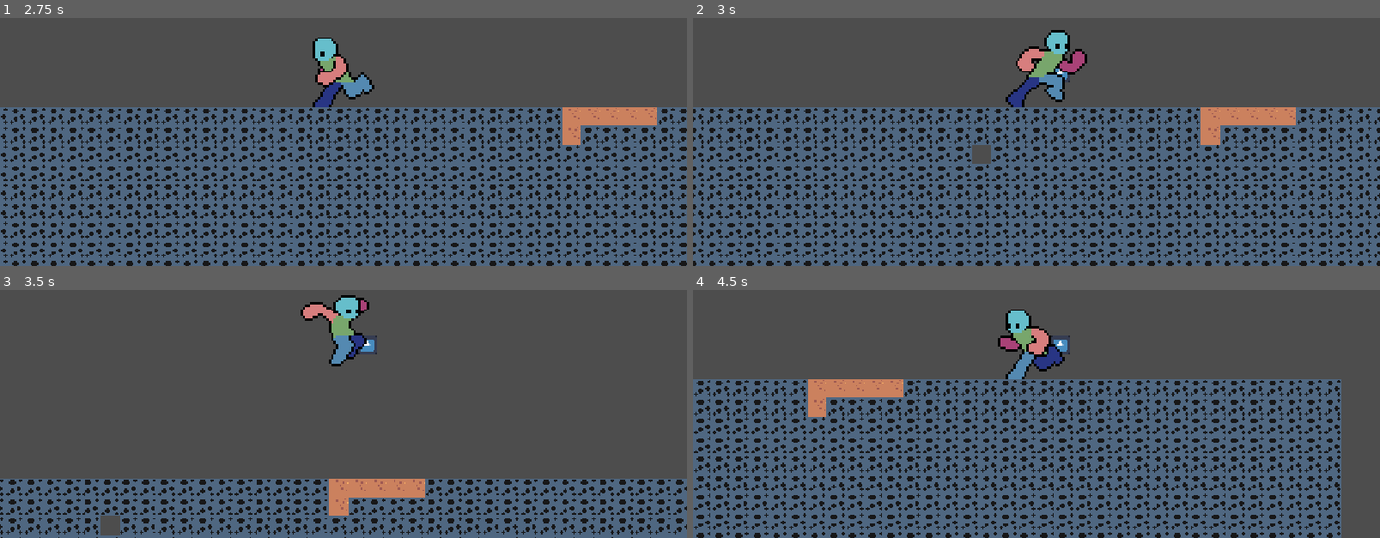
Above: before the commit, frames 1-4 (two rows, left to right).
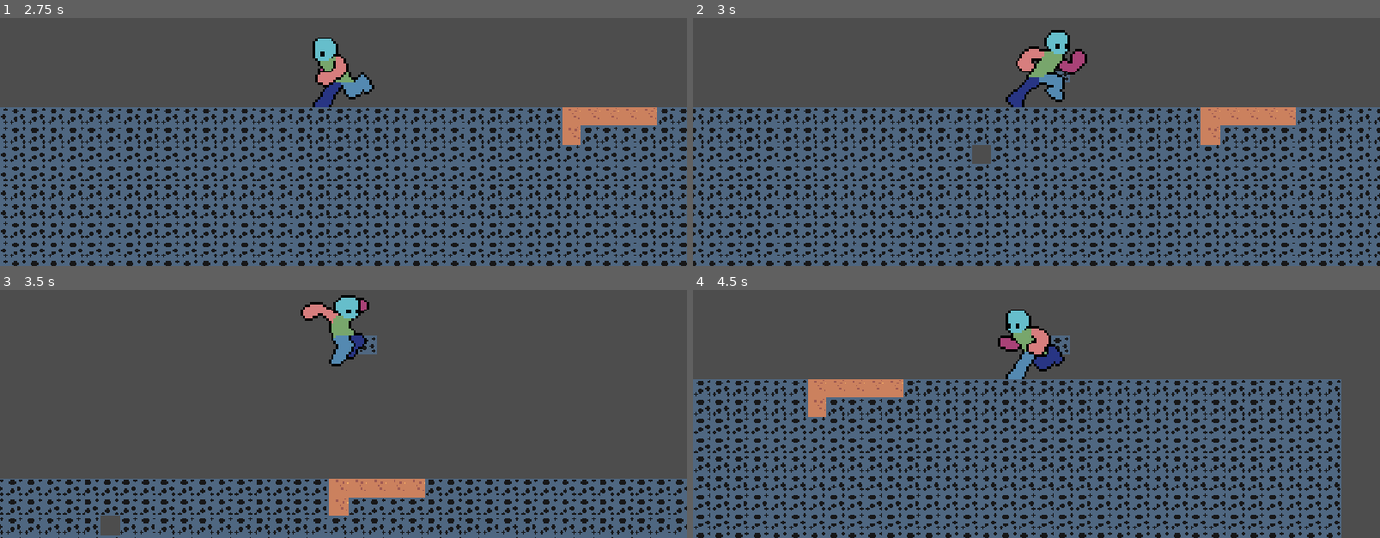
Above: after the commit, the same moments.

Repository: Slime-x/Treasure-Hunt
Game: Godot game, scene res://scenes/game.tscn
The game is run twice, just before and just after one commit, with the same random seed, the same clock (stepped at 60 frames per second) and the same inputs. The engine's default icon, where the game draws it, is replaced by a stand-in: a white triangle on a blue panel in a dark square.
Inputs (mouse positions are in pixels of both pictures, inside the frame that each line leads up to):
- Up to frame 1 (2.75 s): tap Enter at 0.5 s; move the mouse to (494, 52) at 0.52 s; hold D (right) 0.53-2.03 s; tap Alt at 0.6, 2.1 s; click (494, 52) at 0.67 s; tap Space (jump) at 0.77, 1.52 s; move the mouse to (206, 92) at 1.27 s; tap Shift at 1.35 s; move the mouse to (outside the picture) at 2.02 s; hold A (left) from 2.03 s (still down)
- Up to frame 2 (3 s): move the mouse to (1002, 149) at 2.77 s; release A (left) at 2.78 s; hold D (right) from 2.78 s (still down); tap Shift at 2.85 s; click (1002, 149) at 2.92 s
- Up to frame 3 (3.5 s): keep holding D (right); tap Space (jump) at 3.02 s
- Up to frame 4 (4.5 s): move the mouse to (1057, 344) at 3.52 s; tap Alt at 3.6 s; click (1057, 344) at 3.67 s; tap Space (jump) at 3.77 s; move the mouse to (outside the picture) at 4.27 s; release D (right) at 4.28 s; hold A (left) from 4.28 s (still down); tap Shift at 4.35 s

Frame 1 is identical in both runs. In frame 2, less than 0.1% of the frame differs, in the area x 52-55%, y 20-26%; in frame 3, 0.2%; in frame 4, 0.2%, in the area x 52-55%, y 18-26%.

Commit message:
The picked up blocks now have the texture of the tile they represent

Diff:
--- a/scenes/PickedUpBlock.tscn
+++ b/scenes/PickedUpBlock.tscn
@@ -2,9 +2,277 @@
 
 [ext_resource type="Script" uid="uid://dhhcyfg3no052" path="res://scenes/picked_up_block.gd" id="1_uds04"]
 [ext_resource type="Texture2D" uid="uid://du8vsyeplyvep" path="res://icon.svg" id="2_r3gvo"]
+[ext_resource type="Texture2D" uid="uid://ce01mutuurhkq" path="res://assets/tilemap_packed.png" id="3_2bne4"]
+[ext_resource type="Texture2D" uid="uid://b4w1j2e68haxw" path="res://assets/ores.png" id="4_5jtrq"]
 
 [sub_resource type="RectangleShape2D" id="RectangleShape2D_bx3dq"]
 size = Vector2(18.869858, 9.315838)
+
+[sub_resource type="TileSetAtlasSource" id="TileSetAtlasSource_7klet"]
+texture = ExtResource("4_5jtrq")
+0:0/0 = 0
+2:0/0 = 0
+4:0/0 = 0
+6:0/0 = 0
+8:0/0 = 0
+10:0/0 = 0
+0:2/0 = 0
+2:2/0 = 0
+4:2/0 = 0
+6:2/0 = 0
+8:2/0 = 0
+10:2/0 = 0
+0:4/0 = 0
+2:4/0 = 0
+4:4/0 = 0
+6:4/0 = 0
+8:4/0 = 0
+10:4/0 = 0
+0:6/0 = 0
+2:6/0 = 0
+4:6/0 = 0
+6:6/0 = 0
+8:6/0 = 0
+10:6/0 = 0
+0:8/0 = 0
+2:8/0 = 0
+4:8/0 = 0
+6:8/0 = 0
+8:8/0 = 0
+10:8/0 = 0
+0:10/0 = 0
+2:10/0 = 0
+4:10/0 = 0
+6:10/0 = 0
+8:10/0 = 0
+10:10/0 = 0
+
+[sub_resource type="TileSetAtlasSource" id="TileSetAtlasSource_86hut"]
+texture = ExtResource("3_2bne4")
+0:0/0 = 0
+1:0/0 = 0
+2:0/0 = 0
+3:0/0 = 0
+4:0/0 = 0
+5:0/0 = 0
+6:0/0 = 0
+7:0/0 = 0
+8:0/0 = 0
+9:0/0 = 0
+10:0/0 = 0
+11:0/0 = 0
+12:0/0 = 0
+13:0/0 = 0
+14:0/0 = 0
+15:0/0 = 0
+16:0/0 = 0
+17:0/0 = 0
+18:0/0 = 0
+19:0/0 = 0
+20:0/0 = 0
+21:0/0 = 0
+0:1/0 = 0
+1:1/0 = 0
+2:1/0 = 0
+3:1/0 = 0
+4:1/0 = 0
+5:1/0 = 0
+6:1/0 = 0
+7:1/0 = 0
+8:1/0 = 0
+9:1/0 = 0
+10:1/0 = 0
+11:1/0 = 0
+12:1/0 = 0
+13:1/0 = 0
+14:1/0 = 0
+15:1/0 = 0
+16:1/0 = 0
+17:1/0 = 0
+18:1/0 = 0
+19:1/0 = 0
+20:1/0 = 0
+21:1/0 = 0
+0:2/0 = 0
+1:2/0 = 0
+2:2/0 = 0
+3:2/0 = 0
+4:2/0 = 0
+5:2/0 = 0
+6:2/0 = 0
+7:2/0 = 0
+8:2/0 = 0
+9:2/0 = 0
+10:2/0 = 0
+11:2/0 = 0
+12:2/0 = 0
+13:2/0 = 0
+14:2/0 = 0
+15:2/0 = 0
+16:2/0 = 0
+17:2/0 = 0
+18:2/0 = 0
+19:2/0 = 0
+20:2/0 = 0
+21:2/0 = 0
+0:3/0 = 0
+1:3/0 = 0
+2:3/0 = 0
+3:3/0 = 0
+4:3/0 = 0
+5:3/0 = 0
+6:3/0 = 0
+7:3/0 = 0
+8:3/0 = 0
+9:3/0 = 0
+10:3/0 = 0
+11:3/0 = 0
+12:3/0 = 0
+13:3/0 = 0
+14:3/0 = 0
+15:3/0 = 0
+16:3/0 = 0
+17:3/0 = 0
+18:3/0 = 0
+19:3/0 = 0
+20:3/0 = 0
+21:3/0 = 0
+0:4/0 = 0
+1:4/0 = 0
+2:4/0 = 0
+3:4/0 = 0
+4:4/0 = 0
+5:4/0 = 0
+6:4/0 = 0
+7:4/0 = 0
+8:4/0 = 0
+9:4/0 = 0
+10:4/0 = 0
+11:4/0 = 0
+12:4/0 = 0
+13:4/0 = 0
+14:4/0 = 0
+15:4/0 = 0
+16:4/0 = 0
+17:4/0 = 0
+18:4/0 = 0
+19:4/0 = 0
+20:4/0 = 0
+21:4/0 = 0
+0:5/0 = 0
+1:5/0 = 0
+2:5/0 = 0
+3:5/0 = 0
+4:5/0 = 0
+5:5/0 = 0
+6:5/0 = 0
+7:5/0 = 0
+8:5/0 = 0
+9:5/0 = 0
+10:5/0 = 0
+11:5/0 = 0
+12:5/0 = 0
+13:5/0 = 0
+14:5/0 = 0
+15:5/0 = 0
+16:5/0 = 0
+17:5/0 = 0
+18:5/0 = 0
+19:5/0 = 0
+20:5/0 = 0
+21:5/0 = 0
+0:6/0 = 0
+1:6/0 = 0
+2:6/0 = 0
+3:6/0 = 0
+4:6/0 = 0
+5:6/0 = 0
+6:6/0 = 0
+7:6/0 = 0
+8:6/0 = 0
+9:6/0 = 0
+10:6/0 = 0
+11:6/0 = 0
+12:6/0 = 0
+13:6/0 = 0
+14:6/0 = 0
+15:6/0 = 0
+16:6/0 = 0
+17:6/0 = 0
+18:6/0 = 0
+19:6/0 = 0
+20:6/0 = 0
+21:6/0 = 0
+0:7/0 = 0
+1:7/0 = 0
+2:7/0 = 0
+3:7/0 = 0
+4:7/0 = 0
+5:7/0 = 0
+6:7/0 = 0
+7:7/0 = 0
+8:7/0 = 0
+9:7/0 = 0
+10:7/0 = 0
+11:7/0 = 0
+12:7/0 = 0
+13:7/0 = 0
+14:7/0 = 0
+15:7/0 = 0
+16:7/0 = 0
+17:7/0 = 0
+18:7/0 = 0
+19:7/0 = 0
+20:7/0 = 0
+21:7/0 = 0
+0:8/0 = 0
+1:8/0 = 0
+2:8/0 = 0
+3:8/0 = 0
+4:8/0 = 0
+5:8/0 = 0
+6:8/0 = 0
+7:8/0 = 0
+8:8/0 = 0
+9:8/0 = 0
+10:8/0 = 0
+11:8/0 = 0
+12:8/0 = 0
+13:8/0 = 0
+14:8/0 = 0
+15:8/0 = 0
+16:8/0 = 0
+17:8/0 = 0
+18:8/0 = 0
+19:8/0 = 0
+20:8/0 = 0
+21:8/0 = 0
+0:9/0 = 0
+1:9/0 = 0
+2:9/0 = 0
+3:9/0 = 0
+4:9/0 = 0
+5:9/0 = 0
+6:9/0 = 0
+7:9/0 = 0
+8:9/0 = 0
+9:9/0 = 0
+10:9/0 = 0
+11:9/0 = 0
+12:9/0 = 0
+13:9/0 = 0
+14:9/0 = 0
+15:9/0 = 0
+16:9/0 = 0
+17:9/0 = 0
+18:9/0 = 0
+19:9/0 = 0
+20:9/0 = 0
+21:9/0 = 0
+
+[sub_resource type="TileSet" id="TileSet_bx3dq"]
+sources/0 = SubResource("TileSetAtlasSource_7klet")
+sources/1 = SubResource("TileSetAtlasSource_86hut")
 
 [node name="RigidBody2D" type="RigidBody2D" unique_id=1671891308]
 collision_layer = 2
@@ -20,3 +288,7 @@
 position = Vector2(-5.9604645e-08, 2.3841858e-07)
 scale = Vector2(0.125, 0.125)
 texture = ExtResource("2_r3gvo")
+
+[node name="TileMapLayer" type="TileMapLayer" parent="." unique_id=1211888372]
+position = Vector2(-8, -8)
+tile_set = SubResource("TileSet_bx3dq")
--- a/scenes/picked_up_block.gd
+++ b/scenes/picked_up_block.gd
@@ -1,6 +1,7 @@
 extends RigidBody2D
 @onready var player = get_tree().current_scene.get_node("player")
 @onready var tilemaplayer = get_tree().current_scene.get_node("procedural_gen_world/TileMapLayer")
+@onready var block_texture = $TileMapLayer
 var picked_up = false
 # Called when the node enters the scene tree for the first time.
 func _ready() -> void:
@@ -8,6 +9,7 @@
 	freeze = false
 	global_position = Vector2(1000,0)
 	input_pickable = true
+	block_texture.set_cell(Vector2i(0,0),tilemaplayer.source_id,tilemaplayer.atlas_position)
 # Called every frame. 'delta' is the elapsed time since the previous frame.
 func _process(delta: float) -> void:
 	#print(visible)
@@ -19,7 +21,7 @@
 		freeze = true
 	else:
 		freeze = false
-	print(picked_up)
+	#print(picked_up)
 
 func _input_event(viewport, event, shape_idx):
 	if event is InputEventMouseButton:
--- a/scripts/tile_map_layer.gd
+++ b/scripts/tile_map_layer.gd
@@ -30,3 +30,4 @@
 				carried_block.picked_up = false
 				carried_block = null
 				block_picked_up = false
+	print(source_id)
